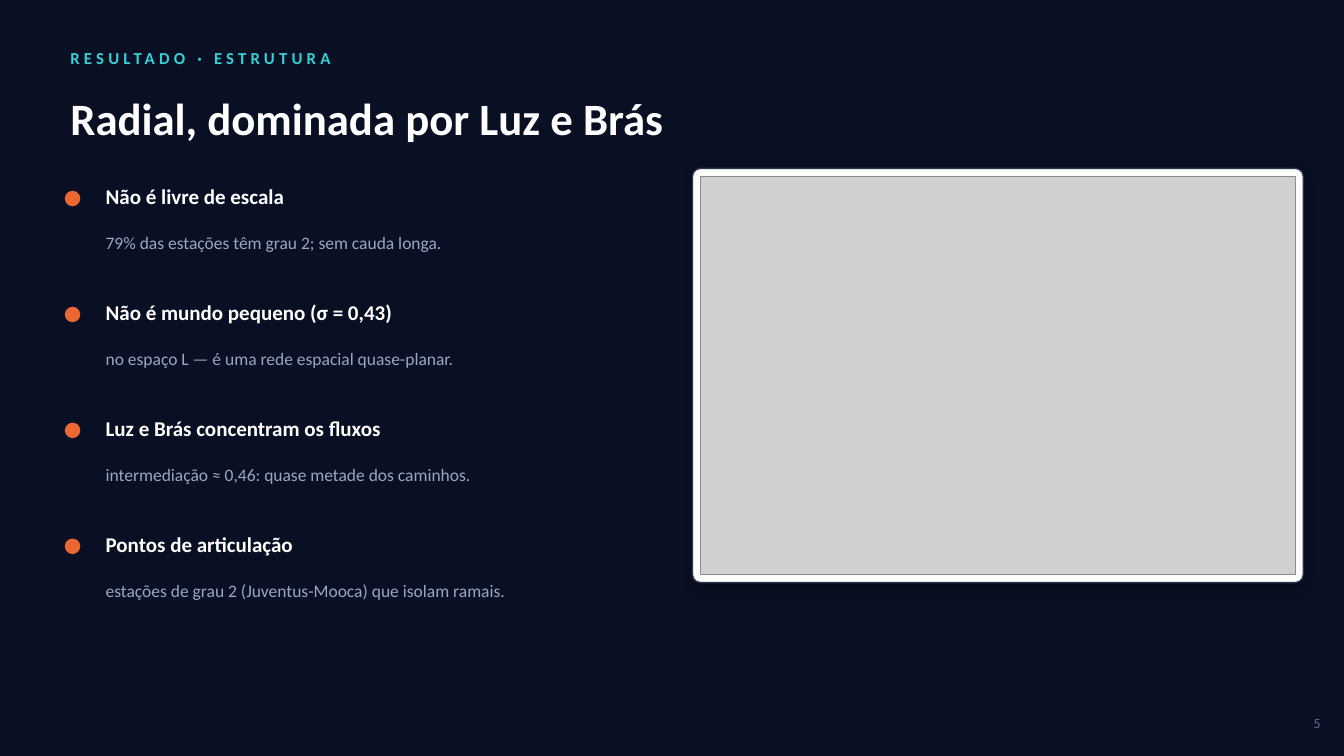
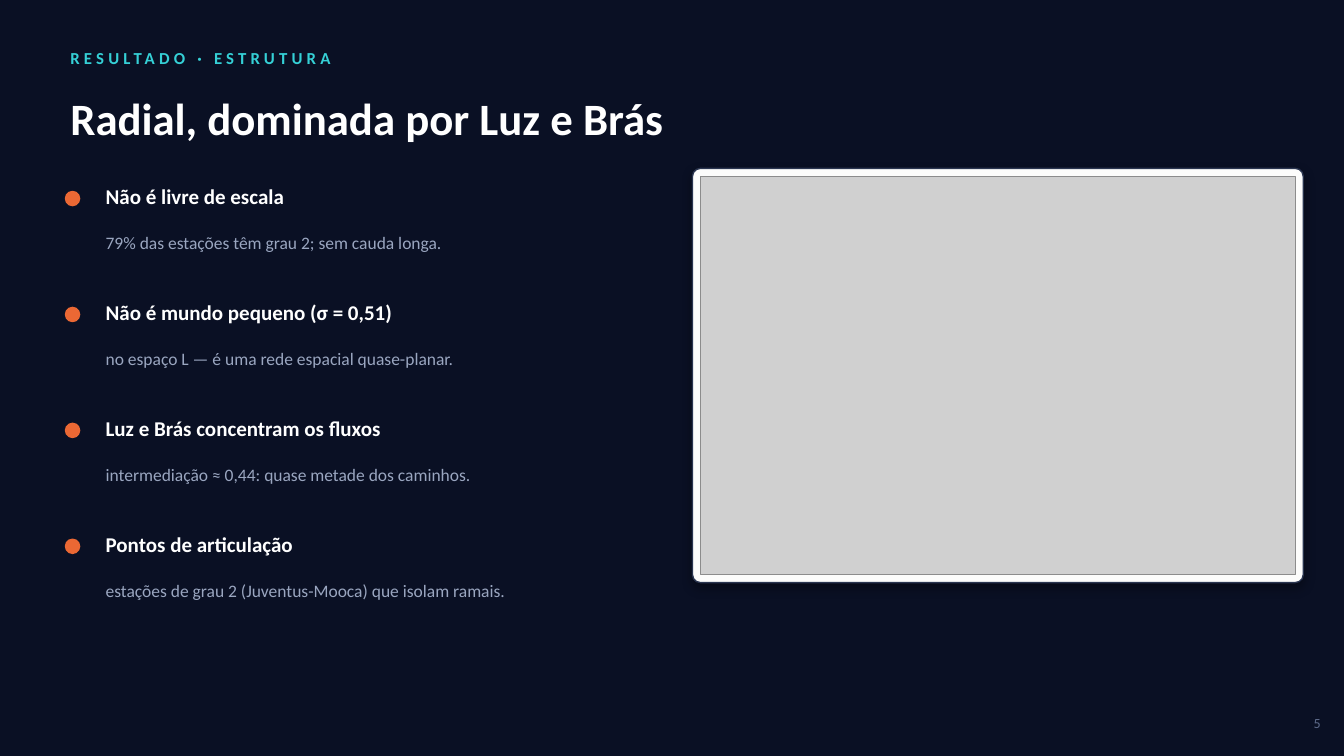
Before and after one commit to VitorCarvalho67/GrafosMetroSP, a slide deck: slide 5 of Seminario_GrafosMetroSP.pptx. Drawn at 1344x756 pixels with LibreOffice and Linux fonts; fonts in the diff are those of the drawing; grey boxes stand for pictures. Boxes give left, top, right and bottom in pixels: in the first picture for what was removed or moved away, otherwise in the second. Text is boxed around its words. In the diff, an @@ line names an element or a change of style, - is before the commit and + after.

```diff
--- a/Seminario_GrafosMetroSP.pptx
+++ b/Seminario_GrafosMetroSP.pptx
@@ text at bbox=[106, 304, 392, 324]: text changed @@
-Não é mundo pequeno (σ = 0,43)
+Não é mundo pequeno (σ = 0,51)
@@ text at bbox=[106, 469, 470, 484]: text changed @@
-intermediação ≈ 0,46: quase metade dos caminhos.
+intermediação ≈ 0,44: quase metade dos caminhos.
```
Also in this commit, not shown: 6 other slides changed, 13 other files.
